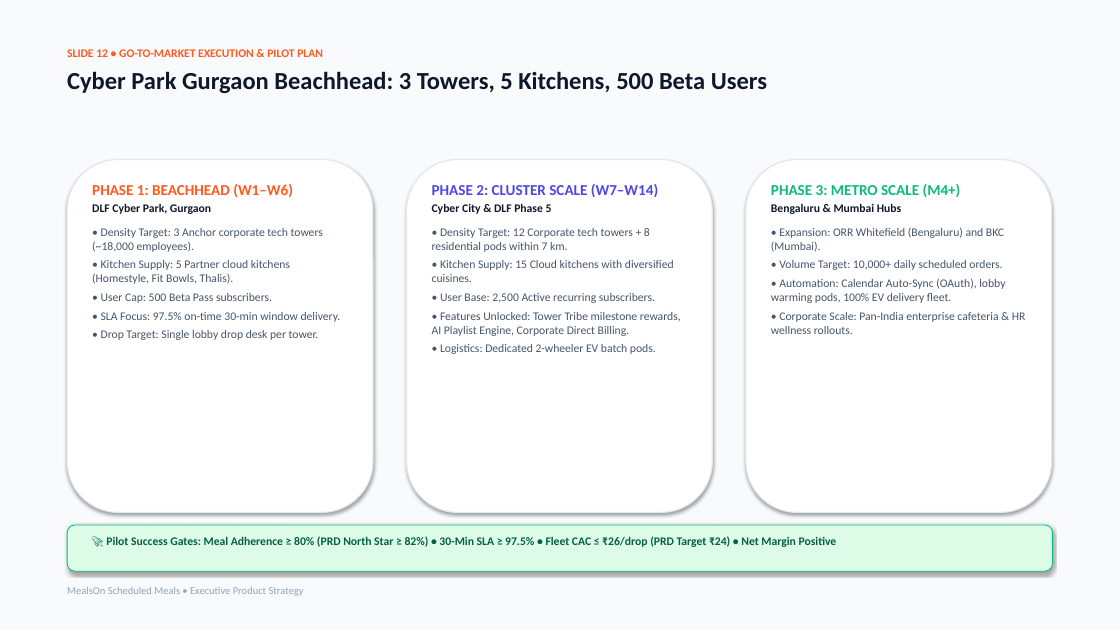
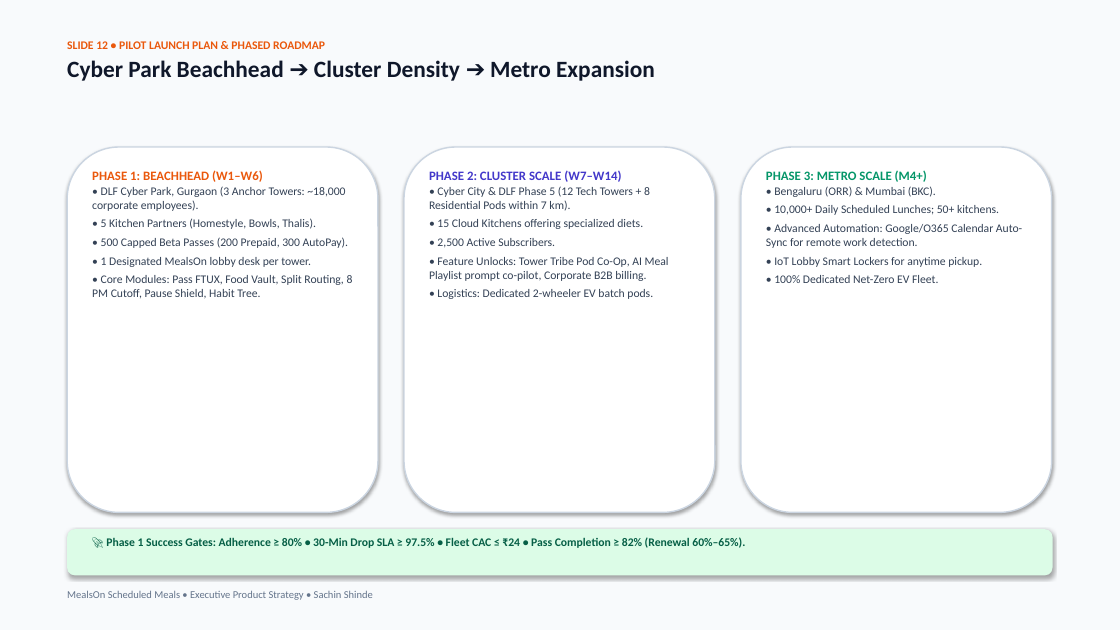
Before and after one commit to AnimeFreak95/Assignment_MealOn, a slide deck: slide 12 of dist/presentation/MealsOn_Executive_Presentation.pptx. Drawn at 1120x630 pixels with LibreOffice and Linux fonts; fonts in the diff are those of the drawing. Boxes give left, top, right and bottom in pixels: in the first picture for what was removed or moved away, otherwise in the second. Text is boxed around its words. In the diff, an @@ line names an element or a change of style, - is before the commit and + after.

```diff
--- a/dist/presentation/MealsOn_Executive_Presentation.pptx
+++ b/dist/presentation/MealsOn_Executive_Presentation.pptx
@@ text at box(67, 41, 655, 81): text changed; size 21 to 20 pt @@
-SLIDE 12 • GO-TO-MARKET EXECUTION & PILOT PLAN
-Cyber Park Gurgaon Beachhead: 3 Towers, 5 Kitchens, 500 Beta Users
+SLIDE 12 • PILOT LAUNCH PLAN & PHASED ROADMAP
+Cyber Park Beachhead ➔ Cluster Density ➔ Metro Expansion
@@ rounded rectangle: place and size @@
-rounded rectangle at box(67, 160, 373, 513)
+rounded rectangle at box(67, 147, 378, 513)
@@ rounded rectangle: place and size @@
-rounded rectangle at box(407, 160, 712, 513)
+rounded rectangle at box(404, 147, 715, 513)
@@ outline #E2E8F0 1 pt to #CBD5E1 1.2 pt in 3 elements at box(404, 147, 715, 513), box(67, 147, 378, 513), box(741, 147, 1052, 513) @@
@@ rounded rectangle: place and size @@
-rounded rectangle at box(746, 160, 1052, 513)
+rounded rectangle at box(741, 147, 1052, 513)
@@ text "PHASE 1: BEACHHEAD (W1–W6)": place and size @@
-text "PHASE 1: BEACHHEAD (W1–W6)" at box(92, 184, 341, 340)
+text "PHASE 1: BEACHHEAD (W1–W6)" at box(92, 170, 353, 299)
@@ text at box(92, 170, 263, 182): size 13 to 11 pt, text colour #FF5A1F to #EA580C in "PHASE 1: BEACHHEAD (W1–W6)"; less space between paragraphs @@
@@ text "PHASE 2: CLUSTER SCALE (W7–W14)": place and size @@
-text "PHASE 2: CLUSTER SCALE (W7–W14)" at box(432, 184, 681, 354)
+text "PHASE 2: CLUSTER SCALE (W7–W14)" at box(429, 170, 669, 299)
@@ text at box(429, 170, 653, 299): size 13 to 11 pt, text colour #4F46E5 to #4338CA in "PHASE 2: CLUSTER SCALE (W7–W14)"; text colour #475569 to #334155 in "• Logistics: Dedicated 2-wheeler EV batch pods."; less space between paragraphs @@
@@ text "PHASE 3: METRO SCALE (M4+)": place and size @@
-text "PHASE 3: METRO SCALE (M4+)" at box(771, 184, 1026, 334)
+text "PHASE 3: METRO SCALE (M4+)" at box(766, 170, 1022, 283)
@@ text at box(766, 170, 927, 182): size 13 to 11 pt, text colour #10B981 to #059669 in "PHASE 3: METRO SCALE (M4+)"; less space between paragraphs @@
@@ text at box(766, 186, 1022, 283): text changed; text colour #475569 to #334155 @@
-Bengaluru & Mumbai Hubs
-• Expansion: ORR Whitefield (Bengaluru) and BKC (Mumbai).
-• Volume Target: 10,000+ daily scheduled orders.
-• Automation: Calendar Auto-Sync (OAuth), lobby warming pods, 100% EV delivery fleet.
-• Corporate Scale: Pan-India enterprise cafeteria & HR wellness rollouts.
+• Bengaluru (ORR) & Mumbai (BKC).
+• 10,000+ Daily Scheduled Lunches; 50+ kitchens.
+• Advanced Automation: Google/O365 Calendar Auto-Sync for remote work detection.
+• IoT Lobby Smart Lockers for anytime pickup.
+• 100% Dedicated Net-Zero EV Fleet.
@@ text at box(92, 218, 353, 299): text changed; text colour #475569 to #334155 @@
-DLF Cyber Park, Gurgaon
-• Density Target: 3 Anchor corporate tech towers (~18,000 employees).
-• Kitchen Supply: 5 Partner cloud kitchens (Homestyle, Fit Bowls, Thalis).
-• User Cap: 500 Beta Pass subscribers.
-• SLA Focus: 97.5% on-time 30-min window delivery.
-• Drop Target: Single lobby drop desk per tower.
+• DLF Cyber Park, Gurgaon (3 Anchor Towers: ~18,000 corporate employees).
+• 5 Kitchen Partners (Homestyle, Bowls, Thalis).
+• 500 Capped Beta Passes (200 Prepaid, 300 AutoPay).
+• 1 Designated MealsOn lobby desk per tower.
+• Core Modules: Pass FTUX, Food Vault, Split Routing, 8 PM Cutoff, Pause Shield, Habit Tree.
@@ text at box(429, 219, 669, 281): text changed; text colour #475569 to #334155 @@
-Cyber City & DLF Phase 5
-• Density Target: 12 Corporate tech towers + 8 residential pods within 7 km.
-• Kitchen Supply: 15 Cloud kitchens with diversified cuisines.
-• User Base: 2,500 Active recurring subscribers.
-• Features Unlocked: Tower Tribe milestone rewards, AI Playlist Engine, Corporate Direct Billing.
+• Cyber City & DLF Phase 5 (12 Tech Towers + 8 Residential Pods within 7 km).
+• 15 Cloud Kitchens offering specialized diets.
+• 2,500 Active Subscribers.
+• Feature Unlocks: Tower Tribe Pod Co-Op, AI Meal Playlist prompt co-pilot, Corporate B2B billing.
@@ rounded rectangle: place and size @@
-rounded rectangle at box(67, 525, 1053, 571)
+rounded rectangle at box(67, 529, 1053, 576)
@@ rounded rectangle at box(67, 529, 1053, 576): outline #10B981 0.75 pt to none @@
@@ text at box(106, 537, 745, 548): text changed @@
-🚀 Pilot Success Gates: Meal Adherence ≥ 80% (PRD North Star ≥ 82%) • 30-Min SLA ≥ 97.5% • Fleet CAC ≤ ₹26/drop (PRD Target ₹24) • Net Margin Positive
+🚀 Phase 1 Success Gates: Adherence ≥ 80% • 30-Min Drop SLA ≥ 97.5% • Fleet CAC ≤ ₹24 • Pass Completion ≥ 82% (Renewal 60%–65%).
@@ text at box(67, 591, 373, 600): text changed; text colour #94A3B8 to #64748B @@
-MealsOn Scheduled Meals • Executive Product Strategy
+MealsOn Scheduled Meals • Executive Product Strategy • Sachin Shinde
```
Also in this commit, not shown: 10 other slides changed, 1 slide added, 1 slide removed, 16 other files.
